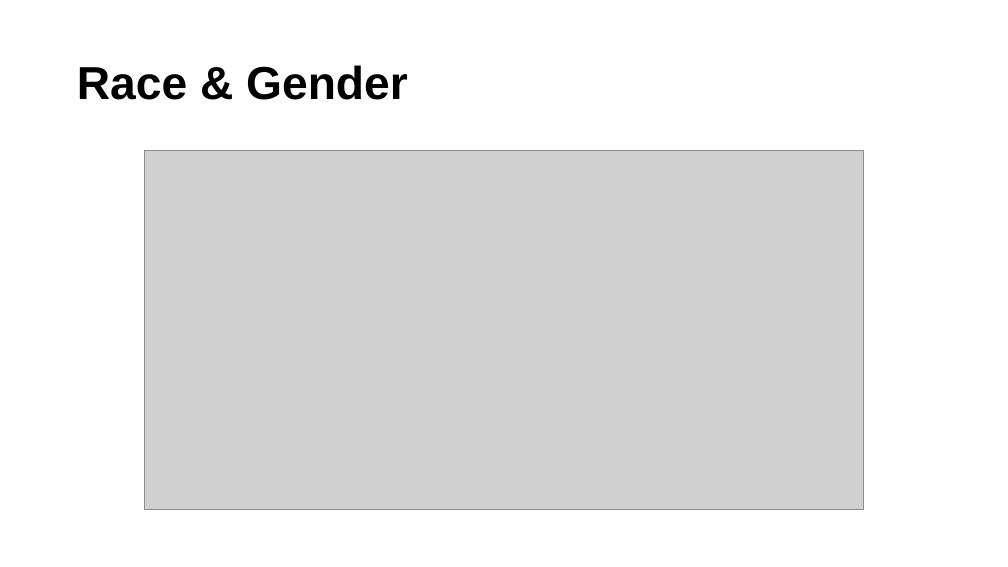
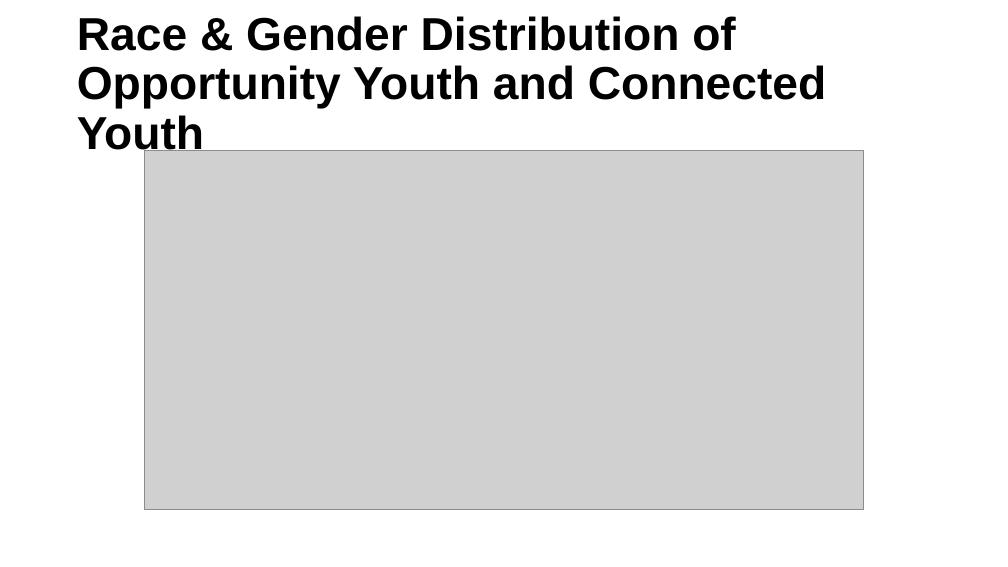
Before and after one commit to ucdiegorubi/oy_census_analysis, a slide deck: slide 12 of create_powerpoint/demographic_estimates.pptx. Drawn at 1008x567 pixels with LibreOffice and Linux fonts; fonts in the diff are those of the drawing; grey boxes stand for pictures; background and template pictures are left out. Boxes give left, top, right and bottom in pixels: in the first picture for what was removed or moved away, otherwise in the second. Text is boxed around its words. In the diff, an @@ line names an element or a change of style, - is before the commit and + after.

```diff
--- a/create_powerpoint/demographic_estimates.pptx
+++ b/create_powerpoint/demographic_estimates.pptx
@@ title at box(77, 16, 827, 159): text changed @@
-Race & Gender
+Race & Gender Distribution of Opportunity Youth and Connected Youth
```
Also in this commit, not shown: 6 other files.
